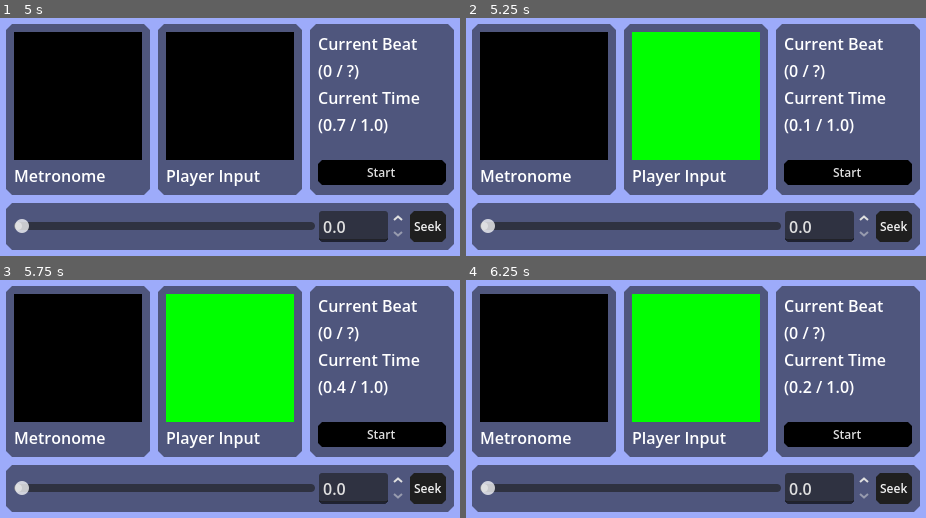
Above: before the commit, frames 1-4 (two rows, left to right).
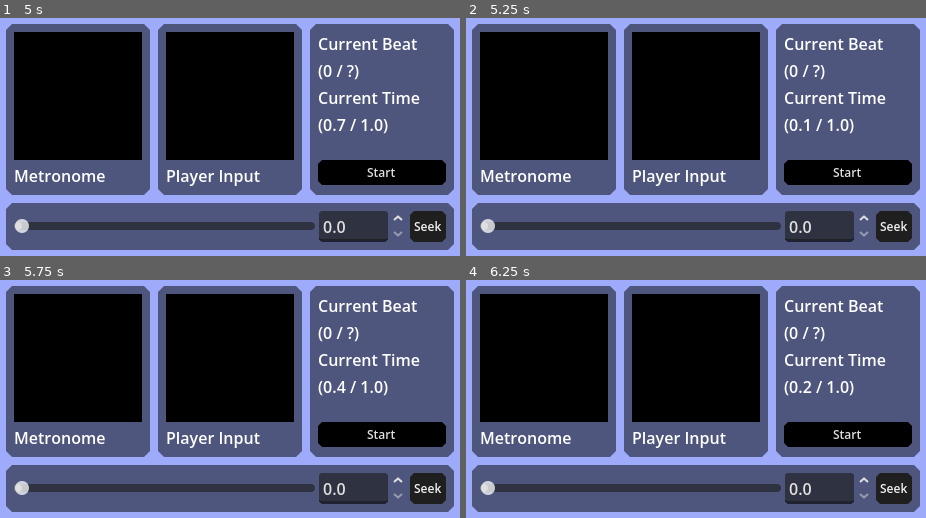
Above: after the commit, the same moments.

Repository: Person552/tower-swing
Game: Godot game, scene res://scenes/beat_mapper.tscn
Two runs of this game, one before a commit and one after it. Both use one fixed random seed, a clock stepped at 60 frames per second and the inputs below. This scene is started directly instead of the project's main scene. Sound files missing from this copy of the repository are replaced by a short silence.
Inputs:
- Up to frame 1 (5 s): click "Start" at 0.5 s; click "Start" at 1.25 s; click "Seek" at 2 s; click "Seek" at 2.75 s; click "Start" at 3.5 s; click "Seek" at 4.25 s
- Up to frame 2 (5.25 s): tap Enter (ui_accept) at 5 s; tap Space (hook) at 5.1 s
- Up to frame 3 (5.75 s): tap Enter (ui_accept) at 5.27 s
- Up to frame 4 (6.25 s): tap Enter (ui_accept) at 5.75, 6.02 s; tap Space (hook) at 5.85 s

Frame 1 is identical in both runs. In frame 2, 15% of the frame differs, in the area x 36-64%, y 5-60%; in frame 3, 15%; in frame 4, 15%.
Error after the commit: Invalid assignment of index '0.0' (on base: 'Array') with value of type 'String'. (res://scripts/beat_mapper.gd:144)

Commit message:
Fool's Masquerade

Diff:
--- a/scenes/beat_mapper.tscn
+++ b/scenes/beat_mapper.tscn
@@ -1,6 +1,7 @@
 [gd_scene format=3 uid="uid://dc3iwum81y1ny"]
 
 [ext_resource type="Script" uid="uid://b3unkbyuvjwva" path="res://scripts/beat_mapper.gd" id="1_7jouc"]
+[ext_resource type="AudioStream" uid="uid://besnubjsng5n3" path="res://songs/Fools Masquerade.mp3" id="2_v6knf"]
 [ext_resource type="AudioStream" uid="uid://226hpkjr87k6" path="res://songs/Cyborg Ninja.mp3" id="2_xw4ct"]
 [ext_resource type="AudioStream" uid="uid://d2lbruwtwkpym" path="res://sounds/metronome.mp3" id="3_0wntc"]
 
@@ -28,7 +29,9 @@
 size_flags_horizontal = 3
 size_flags_vertical = 3
 script = ExtResource("1_7jouc")
-song = ExtResource("2_xw4ct")
+target_path = "res://beatmaps/fools_masquerade.json"
+song = ExtResource("2_v6knf")
+metronome_sound = true
 
 [node name="Player" type="AudioStreamPlayer" parent="." unique_id=710870171]
 stream = ExtResource("2_xw4ct")
--- a/scripts/beat_mapper.gd
+++ b/scripts/beat_mapper.gd
@@ -87,6 +87,7 @@
 
 # Called when the node enters the scene tree for the first time.
 func _ready() -> void:
+	$Player.stream = song
 	if FileAccess.file_exists(target_path) :
 		current_beat_list = load_beatmap(target_path)
 	else :
Not shown, added: songs/Fools Masquerade.mp3.import
Not shown, added: songs/Fools Masquerade.mp3
